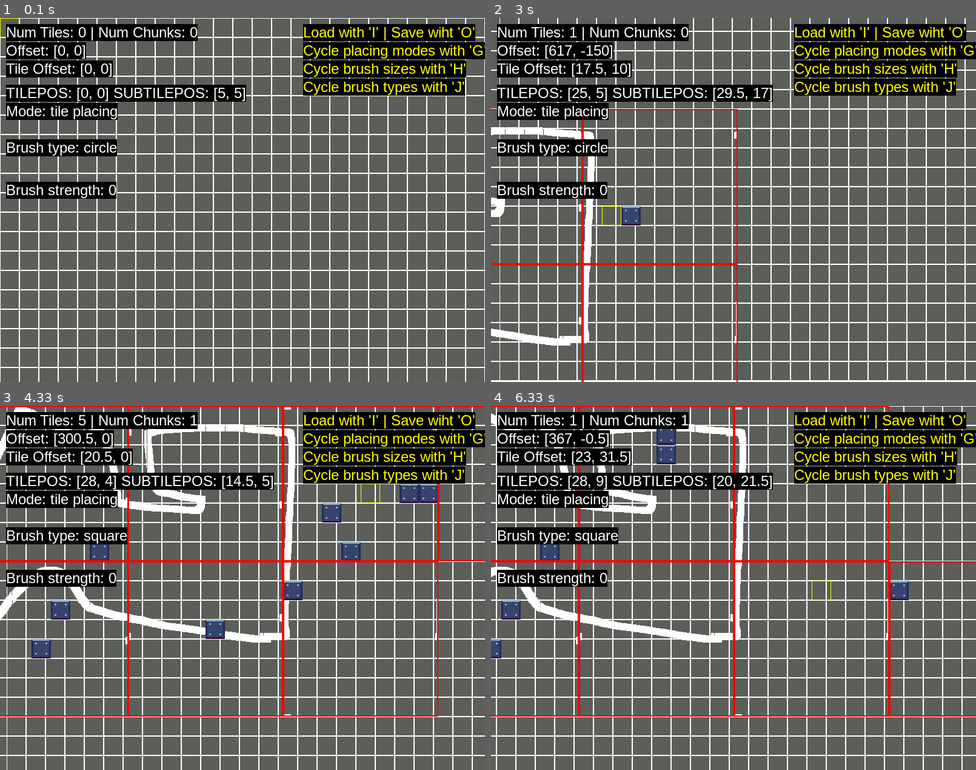
Above: before the commit, frames 1-4 (two rows, left to right).
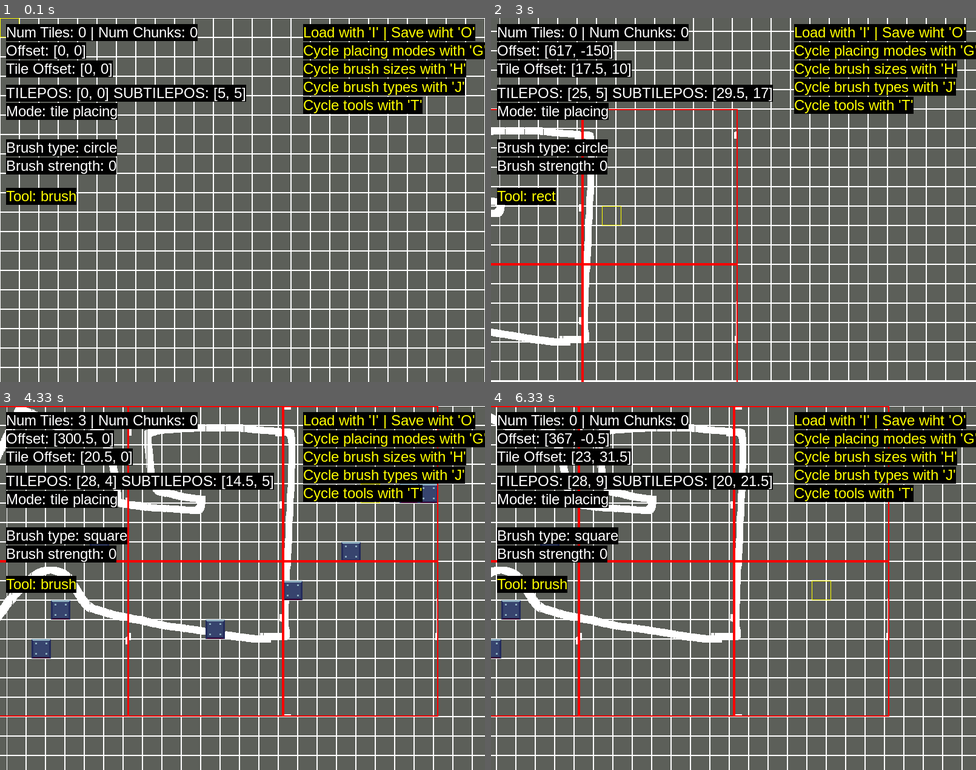
Above: after the commit, the same moments.

Repository: tea-enjoyer11/PlatformerGame0
Game: pygame game, started from leveleditor.py
Two runs of this game, one before a commit and one after it. Both use one fixed random seed, a clock stepped at 60 frames per second and the inputs below.
Inputs (mouse positions are in pixels of both pictures, inside the frame that each line leads up to):
- Up to frame 1 (0.1 s): no input
- Up to frame 2 (3 s): tap I at 0.33, 1.15, 2.48 s; press the mouse at (767, 170) at 0.7 s; move the mouse to (743, 218) at 0.8 s; release the mouse at (714, 265) at 0.93 s; hold O 1-1.47 s; hold D 1-1.47 s; tap J at 1.07, 1.37, 1.57, 1.87, 2.07, 2.4, 2.7, 2.9 s; click (874, 229) at 1.08 s; hold D 1.5-1.97 s; click (699, 214) at 1.58 s; hold W 2-2.3 s; click (655, 79) at 2.08 s; tap T at 2.15 s; hold D 2.33-2.8 s; click (621, 247) at 2.42 s; hold A from 2.83 s (still down); click (617, 214) at 2.92 s
- Up to frame 3 (4.33 s): tap J at 3.2, 3.47, 4.13 s; release A at 3.37 s; hold S 3.4-3.7 s; click (417, 613) at 3.48 s; tap T at 3.55 s; press the mouse at (276, 558) at 3.77 s; move the mouse to (203, 591) at 3.87 s; move the mouse to (135, 624) at 3.97 s; release the mouse at (135, 624) at 4 s; hold A from 4.07 s (still down); click (363, 486) at 4.15 s
- Up to frame 4 (6.33 s): tap J at 4.43, 4.57, 4.97, 5.27, 5.63, 6.03 s; release A at 4.47 s; hold W 4.5-4.87 s; click (801, 558) at 4.58 s; tap T at 4.65, 6.12 s; hold D 4.9-5.53 s; click (767, 529) at 4.98 s; tap I at 5.05 s; hold S 5.57-5.93 s; click (554, 522) at 5.65 s; hold A from 5.97 s (still down); click (820, 595) at 6.05 s

The runs differ from the first frame. In frame 1, 3.2% of the frame differs, in the area x 1-88%, y 21-52%; in frame 2, 3.5%; in frame 3, 3.6%; in frame 4, 4.1%, in the area x 1-100%, y 2-86%.

Commit message:
angefangen ein rect tool für leveleditor zu erstellen

Diff:
--- a/Scripts/entities.py
+++ b/Scripts/entities.py
@@ -12,7 +12,7 @@
         self.size = size
         self.vel = Vector2(0)
         self.rect = Rect(pos.x, pos.y, size.x, size.y)
-        self.min_step_height = 0.1  # in TILESIZE Größe gerechnet
+        self.min_step_height = 22  # in TILESIZE Größe gerechnet
 
         self._collision_types = {'top': False, 'bottom': False, 'right': False, 'left': False}
         self._last_collision_types = {'top': False, 'bottom': False, 'right': False, 'left': False}
--- a/Scripts/tiles.py
+++ b/Scripts/tiles.py
@@ -113,6 +113,7 @@
 
         for x in range(TILESIZE):
             v = 0
+            t = 0  # thickness
             for y in range(TILESIZE):
                 pos = (x, y)
                 if pos in self.pixel_data:
@@ -120,8 +121,12 @@
                     if c == "black":
                         continue
                     else:
-                        v = TILESIZE - y
-            ret[x] = v
+                        v = y
+                        t += 1
+            if t == 0:
+                ret[x] = 0
+            else:
+                ret[x] = TILESIZE - v + t
         self.height_data = ret
 
     def remove_pixel(self, pos: Vector2) -> None:
--- a/leveleditor.py
+++ b/leveleditor.py
@@ -27,6 +27,12 @@
 brush_types = [0, 1]  # 0=circle, 1=square
 brush_type_idx = 0
 brush_type_desc = ["circle", "square"]
+tool = 0
+tools = [0, 1]
+tools_desc = ["brush", "rect"]
+rect_tool_start: Vector2 = None
+rect_tool_end: Vector2 = None
+do_rect_tool = False
 
 
 def vector_equal(v1: Vector2, v2: Vector2) -> bool:
@@ -126,6 +132,8 @@
         if event.type == pygame.KEYDOWN:
             if event.key == pygame.K_r:
                 offset = Vector2(0)
+            if event.key == pygame.K_t:
+                tool = (tool + 1) % len(tools)
             if event.key == pygame.K_o:
                 save()
             if event.key == pygame.K_i:
@@ -141,6 +149,17 @@
                 brush_type_idx = (brush_type_idx + 1) % len(brush_types)
                 brush_type = brush_types[brush_type_idx]
 
+        elif event.type == pygame.MOUSEBUTTONDOWN:
+            if tool == 1:  # rect tool
+                rect_tool_start = mPos + offset
+        elif event.type == pygame.MOUSEBUTTONUP:
+            if tool == 1:  # rect tool
+                rect_tool_end = mPos
+                do_rect_tool = True
+
+    if rect_tool_start and not do_rect_tool:
+        rect_tool_end = mPos
+
     keys = pygame.key.get_pressed()
     clicks = pygame.mouse.get_pressed()
     last_mPos = mPos.copy()
@@ -167,58 +186,91 @@
         offset.x += 2 * (1 + int(ctrl) * 4) * 1 / 4 * dt
 
     if clicks[0]:
-        if mode == 0:
-            for position in get_positions():
-                tilemap.add(Tile(position))
-            tilemap.pre_render_chunks()
-        elif mode == 1:
-            tt = 0
-            # Old approach # 0.4 sekunden
-            # for position in get_pixel_positions():
-            #     t1 = time.perf_counter()
-            #     tilemap.add_pixel(tile_position, position)
-            #     tt += time.perf_counter() - t1
-
-            # New approach # 0.003 sekunden
-            positions = get_pixel_positions()
-            t1 = time.perf_counter()
-            tilemap.extend_pixels(positions, tile_position, sub_tile_position, color=(255, 255, 255))
-            tt += time.perf_counter() - t1
-
-            tilemap.pre_render_chunks()
-            print(tt)
+        if tool == 0:
+            if mode == 0:
+                for position in get_positions():
+                    tilemap.add(Tile(position))
+                tilemap.pre_render_chunks()
+            elif mode == 1:
+                tt = 0
+                # Old approach # 0.4 sekunden
+                # for position in get_pixel_positions():
+                #     t1 = time.perf_counter()
+                #     tilemap.add_pixel(tile_position, position)
+                #     tt += time.perf_counter() - t1
+
+                # New approach # 0.003 sekunden
+                positions = get_pixel_positions()
+                t1 = time.perf_counter()
+                tilemap.extend_pixels(positions, tile_position, sub_tile_position, color=(255, 255, 255))
+                tt += time.perf_counter() - t1
+
+                tilemap.pre_render_chunks()
+                print(tt)
     if clicks[2]:
-        if mode == 0:
-            for position in get_positions():
-                tilemap.remove(position)
-            tilemap.pre_render_chunks()
-        elif mode == 1:
-            tt = 0
-            positions = get_pixel_positions()
-            t1 = time.perf_counter()
-            tilemap.extend_pixels(positions, tile_position, sub_tile_position, color=(0, 0, 0))
-            tt += time.perf_counter() - t1
-
-            tilemap.pre_render_chunks()
-            print(tt)
-
+        if tool == 0:
+            if mode == 0:
+                for position in get_positions():
+                    tilemap.remove(position)
+                tilemap.pre_render_chunks()
+            elif mode == 1:
+                tt = 0
+                positions = get_pixel_positions()
+                t1 = time.perf_counter()
+                tilemap.extend_pixels(positions, tile_position, sub_tile_position, color=(0, 0, 0))
+                tt += time.perf_counter() - t1
+
+                tilemap.pre_render_chunks()
+                print(tt)
+
+    if do_rect_tool:
+        print(rect_tool_start, rect_tool_end)
+
+        tile_pos_start = rect_tool_start // TILESIZE
+        tile_pos_end = (rect_tool_end + offset) // TILESIZE
+
+        # ...
+
+        print(tile_pos_start, tile_pos_end)
+
+        rect_tool_start = None
+        rect_tool_end = None
+        do_rect_tool = False
+
+    #
+    # Render Part
+    #
     screen.fill((92, 95, 89))
 
     render_grid()
     tilemap.render(screen, mPos + offset, offset=offset)
     render_selected_tile()
 
+    # rect tool
+    if rect_tool_start:
+        # inversing rect sodass auch links und nach oben gezogen werden kann
+        x = rect_tool_start.x - offset.x
+        y = rect_tool_start.y - offset.y
+        w = rect_tool_end.x - rect_tool_start.x + offset.x
+        h = rect_tool_end.y - rect_tool_start.y + offset.y
+        r = Rect(x, y, w, h)
+        print(r)
+        pygame.draw.rect(screen, "yellow", r, 2)
+
+    # ui
     draw_text(screen, f"Load with 'I' | Save wiht 'O'", (500, 10), color="yellow", background_color="black")
     draw_text(screen, f"Cycle placing modes with 'G'", (500, 40), color="yellow", background_color="black")
     draw_text(screen, f"Cycle brush sizes with 'H'", (500, 70), color="yellow", background_color="black")
     draw_text(screen, f"Cycle brush types with 'J'", (500, 100), color="yellow", background_color="black")
+    draw_text(screen, f"Cycle tools with 'T'", (500, 130), color="yellow", background_color="black")
     draw_text(screen, f"Num Tiles: {tilemap.amount_of_tiles} | Num Chunks: {tilemap.amount_of_chunks}", (10, 10), background_color="black")
     draw_text(screen, f"Offset: {offset}", (10, 40), background_color="black")
     draw_text(screen, f"Tile Offset: {Vector2(x_off, y_off)}", (10, 70), background_color="black")
     draw_text(screen, f"TILEPOS: {tile_position} SUBTILEPOS: {sub_tile_position}", (10, 110), background_color="black")
     draw_text(screen, f"Mode: {modes_desc[mode]}", (10, 140), background_color="black")
-    draw_text(screen, f"Brush strength: {brush_sizes[brush_size_idx]}", (10, 270), background_color="black")
     draw_text(screen, f"Brush type: {brush_type_desc[brush_type_idx]}", (10, 200), background_color="black")
+    draw_text(screen, f"Brush strength: {brush_sizes[brush_size_idx]}", (10, 230), background_color="black")
+    draw_text(screen, f"Tool: {tools_desc[tool]}", (10, 280), color="yellow", background_color="black")
 
     pygame.display.flip()
     pygame.display.set_caption(f"{clock.get_fps():.0f}")
